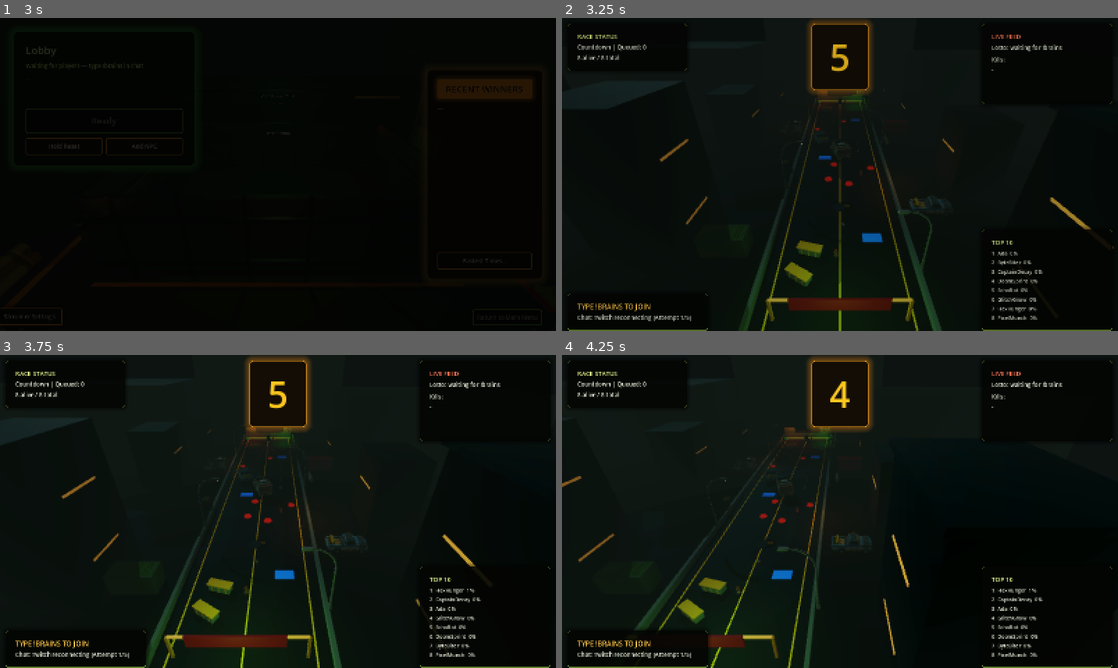
Above: before the commit, frames 1-4 (two rows, left to right).
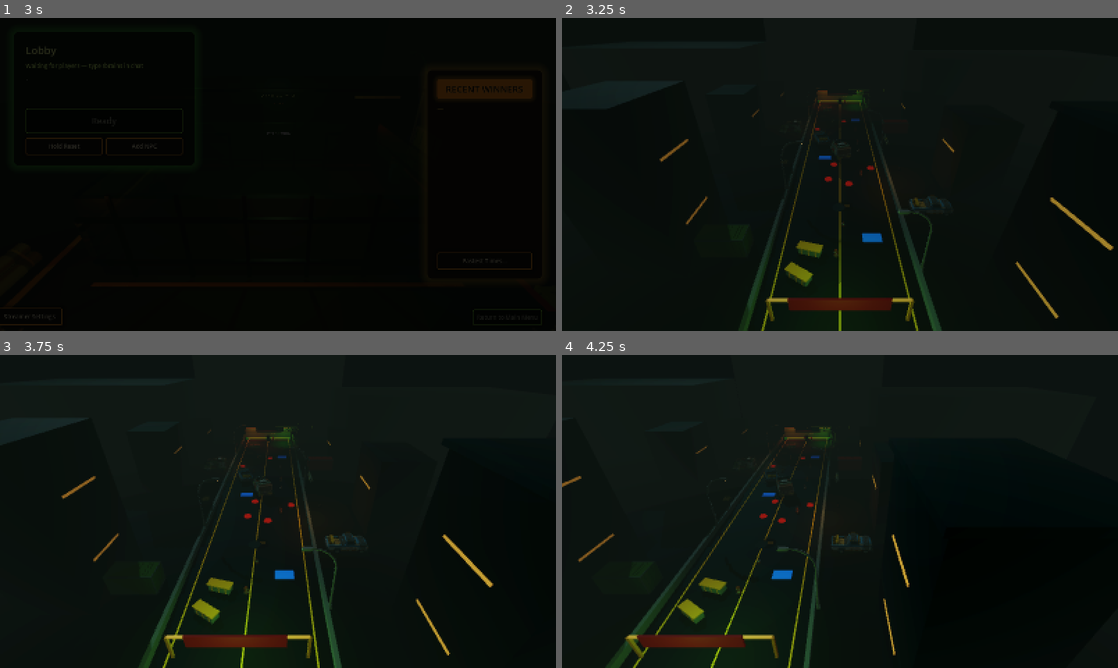
Above: after the commit, the same moments.

Repository: Knoxamiz/zombie-horde
Game: Godot game, scene res://scenes/main_menu/main_menu.tscn
Two runs of this game, one before a commit and one after it. Both use one fixed random seed, a clock stepped at 60 frames per second and the inputs below.
Inputs (mouse positions are in pixels of both pictures, inside the frame that each line leads up to):
- Up to frame 1 (3 s): tap Enter (round_start) at 0.5 s; move the mouse to (400, 158) at 0.52 s; hold Right 0.53-1.25 s; hold S (camera_back) 0.53-1.25 s; click (400, 158) at 0.67 s; drag from (166, 190) to (250, 237) at 1.27 s; click "DONE" at 2 s; click "Ready (8)" at 2.75 s
- Up to frame 2 (3.25 s): no input
- Up to frame 3 (3.75 s): move the mouse to (333, 442) at 3.52 s; hold Right from 3.53 s (still down); hold F (camera_director) from 3.53 s (still down)
- Up to frame 4 (4.25 s): keep holding Right; keep holding F (camera_director)

Frame 1 is identical in both runs. In frame 2, 2.8% of the frame differs, in the area x 1-100%, y 0-100%; in frame 3, 3.1%; in frame 4, 3.7%, in the area x 1-99%, y 0-100%.
Error after the commit: Parse Error: Identifier "NOTIFICATION_VISIBILITY_CHANGED" not declared in the current scope. (res://scripts/ui/hud_controller.gd:133)

Commit message:
Fix race HUD: force 2D broadcast UI and disable 3D world boards
The 3D RaceBoards were still taking over during races because visibility
was only toggled from HudController and could be restored by other menus.

Game flow now always hides lobby/race world boards and explicitly enables
broadcast mode on the 2D HUD during the race phase. HudController keeps
boards suppressed every frame and raises the HUD canvas layer so panels
render on top.

Co-authored-by: Knoxamiz <Knoxamiz@users.noreply.github.com>

Diff:
--- a/scenes/main/main_game.tscn
+++ b/scenes/main/main_game.tscn
@@ -169,6 +169,8 @@
 hud_path = NodePath("../../HUD")
 streamer_menu_path = NodePath("../../StreamerMenu")
 pre_round_ui_path = NodePath("../../PreRoundUI")
+lobby_world_boards_path = NodePath("../../SpectatorCamera/Camera3D/WorldMenus3D/LobbyBoards")
+race_world_boards_path = NodePath("../../SpectatorCamera/Camera3D/WorldMenus3D/RaceBoards")
 world_environment_path = NodePath("../../WorldEnvironment")
 transition_overlay_path = NodePath("../../TransitionLayer/FadeRect")
 lobby_environment = ExtResource("32_lobby_environment")
--- a/scenes/ui/hud.tscn
+++ b/scenes/ui/hud.tscn
@@ -41,7 +41,7 @@
 shadow_size = 18
 
 [node name="HUD" type="CanvasLayer"]
-layer = 6
+layer = 15
 script = ExtResource("1_script")
 
 [node name="Root" type="Control" parent="."]
--- a/scripts/core/game_flow_controller.gd
+++ b/scripts/core/game_flow_controller.gd
@@ -24,6 +24,8 @@
 @export var hud_path: NodePath
 @export var streamer_menu_path: NodePath
 @export var pre_round_ui_path: NodePath
+@export var lobby_world_boards_path: NodePath
+@export var race_world_boards_path: NodePath
 @export var world_environment_path: NodePath
 @export var transition_overlay_path: NodePath
 @export_file("*.tscn") var main_menu_scene_path: String = "res://scenes/main_menu/main_menu.tscn"
@@ -50,6 +52,8 @@
 var _hud: CanvasLayer
 var _streamer_menu: CanvasLayer
 var _pre_round_ui: PreRoundUIController
+var _lobby_world_boards: Node3D
+var _race_world_boards: Node3D
 var _world_environment: WorldEnvironment
 var _transition_overlay: ColorRect
 var _music_controller: MusicController
@@ -76,6 +80,8 @@
 	_hud = get_node_or_null(hud_path) as CanvasLayer
 	_streamer_menu = get_node_or_null(streamer_menu_path) as CanvasLayer
 	_pre_round_ui = get_node_or_null(pre_round_ui_path) as PreRoundUIController
+	_lobby_world_boards = get_node_or_null(lobby_world_boards_path) as Node3D
+	_race_world_boards = get_node_or_null(race_world_boards_path) as Node3D
 	_world_environment = get_node_or_null(world_environment_path) as WorldEnvironment
 	_transition_overlay = get_node_or_null(transition_overlay_path) as ColorRect
 	_music_controller = _get_or_create_music_controller()
@@ -182,6 +188,8 @@
 			_set_world_active(_race_world, false)
 			_set_world_active(_lobby_world, true)
 			_set_race_manager_active(false)
+			_set_world_menu_boards_visible(false, false)
+			_set_hud_broadcast_mode(false)
 			_set_node_visible(_hud, false)
 			_set_node_visible(_streamer_menu, false)
 			if _pre_round_ui != null:
@@ -195,6 +203,8 @@
 			_set_world_active(_race_world, false)
 			_set_world_active(_lobby_world, true)
 			_set_race_manager_active(false)
+			_set_world_menu_boards_visible(false, false)
+			_set_hud_broadcast_mode(false)
 			_set_node_visible(_hud, false)
 			_set_node_visible(_streamer_menu, true)
 			if _pre_round_ui != null:
@@ -207,7 +217,9 @@
 			_set_world_active(_race_world, true)
 			_set_world_active(_lobby_world, false)
 			_set_race_manager_active(true)
+			_set_world_menu_boards_visible(false, false)
 			_set_node_visible(_hud, true)
+			_set_hud_broadcast_mode(true)
 			_set_node_visible(_streamer_menu, false)
 			if _pre_round_ui != null:
 				_pre_round_ui.set_screen_mode("hidden")
@@ -278,6 +290,17 @@
 	game_settings.name = "GameSettings"
 	get_tree().root.add_child(game_settings)
 	return game_settings
+
+func _set_world_menu_boards_visible(lobby_boards_visible: bool, race_boards_visible: bool) -> void:
+	if _lobby_world_boards != null:
+		_lobby_world_boards.visible = lobby_boards_visible
+	if _race_world_boards != null:
+		_race_world_boards.visible = race_boards_visible
+
+func _set_hud_broadcast_mode(enabled: bool) -> void:
+	var hud_controller: HudController = _hud as HudController
+	if hud_controller != null:
+		hud_controller.set_broadcast_mode(enabled)
 
 func _set_node_visible(node: Node, visible: bool) -> void:
 	if node == null:
--- a/scripts/settings/game_settings_controller.gd
+++ b/scripts/settings/game_settings_controller.gd
@@ -722,8 +722,13 @@
 	for root_path in _hidden_world_roots.keys():
 		var root: Node3D = get_node_or_null(NodePath(str(root_path))) as Node3D
 		if root != null:
-			root.visible = bool(_hidden_world_roots[root_path])
+			root.visible = _should_restore_world_root_visible(str(root_path), bool(_hidden_world_roots[root_path]))
 	_hidden_world_roots.clear()
+
+func _should_restore_world_root_visible(root_path: String, was_visible: bool) -> bool:
+	if root_path.contains("LobbyBoards") or root_path.contains("RaceBoards"):
+		return false
+	return was_visible
 
 func _collect_peer_world_roots() -> Array[Node3D]:
 	var roots: Array[Node3D] = []
--- a/scripts/ui/hud_controller.gd
+++ b/scripts/ui/hud_controller.gd
@@ -44,6 +44,7 @@
 var _last_base_won: bool = false
 var _results_showing: bool = false
 var _last_visible_state: bool = false
+var _broadcast_mode: bool = false
 var _race_active: bool = false
 var _standings_refresh_timer: float = 0.0
 var _queued_names: PackedStringArray = PackedStringArray()
@@ -121,13 +122,24 @@
 	_refresh_standings()
 	_refresh_static_labels()
 	_refresh_roster()
-	_set_world_visible(visible)
+	_sync_broadcast_display()
 	_last_visible_state = visible
+
+func set_broadcast_mode(enabled: bool) -> void:
+	_broadcast_mode = enabled
+	_sync_broadcast_display()
+
+func _notification(what: int) -> void:
+	if what == NOTIFICATION_VISIBILITY_CHANGED:
+		_sync_broadcast_display()
 
 func _process(delta: float) -> void:
 	if _last_visible_state != visible:
 		_last_visible_state = visible
-		_set_world_visible(visible)
+		_sync_broadcast_display()
+
+	if visible and _broadcast_mode:
+		_hide_world_boards()
 
 	if not visible or not _race_active:
 		return
@@ -388,14 +400,18 @@
 	if action_id == &"reset":
 		_on_results_reset_requested()
 
-func _set_world_visible(should_show: bool) -> void:
+func _sync_broadcast_display() -> void:
+	_hide_world_boards()
+	var should_show_hud: bool = visible and _broadcast_mode
+	if _root != null:
+		_root.visible = should_show_hud
+	if not should_show_hud:
+		return
+	_refresh_static_labels()
+	_refresh_roster()
+	_refresh_standings()
+	_refresh_command_hint()
+
+func _hide_world_boards() -> void:
 	if _world_boards_root != null:
 		_world_boards_root.visible = false
-	if _root != null:
-		_root.visible = should_show
-	if not should_show:
-		return
-	_refresh_static_labels()
-	_refresh_roster()
-	_refresh_standings()
-	_refresh_command_hint()
--- a/scripts/ui/streamer_menu_controller.gd
+++ b/scripts/ui/streamer_menu_controller.gd
@@ -854,8 +854,13 @@
 	for root_path in _hidden_world_roots.keys():
 		var root: Node3D = get_node_or_null(NodePath(str(root_path))) as Node3D
 		if root != null:
-			root.visible = bool(_hidden_world_roots[root_path])
+			root.visible = _should_restore_world_root_visible(str(root_path), bool(_hidden_world_roots[root_path]))
 	_hidden_world_roots.clear()
+
+func _should_restore_world_root_visible(root_path: String, was_visible: bool) -> bool:
+	if root_path.contains("LobbyBoards") or root_path.contains("RaceBoards"):
+		return false
+	return was_visible
 
 func _collect_peer_world_roots() -> Array[Node3D]:
 	var roots: Array[Node3D] = []
